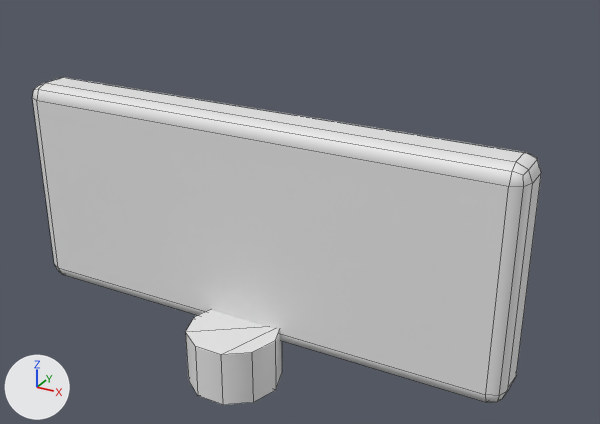
The OBJ model gunsmod/src/main/resources/assets/gunsmod/models/entity/airdef/radar_giraffe/head.obj: old version first, new version second.
Before and after are seen from a camera (50 mm lens) standing at (1.815, -3.567, 7.25) and looking at (0.639, -1.429, 6.181). Every picture has the same lights, and +X, +Y and +Z are marked at lower left. The older version comes first. Mesh edges are drawn as thin lines. Materials are left out; every surface is plain grey. Where no turn or scale is listed for an object, it has been applied to the vertices.

Names of what the first picture shows: 'head'.
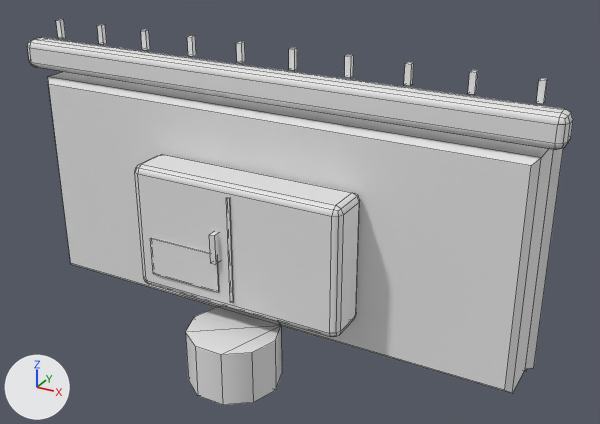
Pixel boxes (x1, y1, x2, y2) of what changed, in the pictures (600 x 424 px):
'head', reshaped (7% wider, 18% taller): before (32, 77, 541, 405); after (28, 19, 573, 405)
part 1 of me_head, added: after (56, 19, 66, 39)
part 2 of me_head, added: after (97, 24, 107, 44)
part 3 of me_head, added: after (141, 30, 150, 50)
part 4 of me_head, added: after (187, 35, 196, 56)
part 5 of me_head, added: after (236, 41, 245, 63)
part 6 of me_head, added: after (289, 48, 297, 70)
part 7 of me_head, added: after (345, 55, 354, 78)
part 8 of me_head, added: after (404, 62, 414, 86)
part 9 of me_head, added: after (468, 70, 478, 94)
part 10 of me_head, added: after (536, 78, 548, 104)
part 11 of me_head, added: after (226, 197, 234, 303)
part 12 of me_head, added: after (150, 238, 219, 292)
part 13 of me_head, added: after (209, 232, 219, 264)
part 14 of me_head, rebuilt: before (32, 77, 541, 402); after (48, 72, 553, 394)
part 15 of me_head, added: after (28, 37, 573, 150)
part 16 of me_head, added: after (135, 154, 360, 337)
part 17 of me_head, added: after (524, 148, 563, 371)

The change, as a list of edits to the scene's bpy script:
```text
Change me_head:
    used by ob_head; location = (0.0, 0.0, 0.0)
    remove me_head.from_pydata(...)  # 80 vertices, 73 faces; spans x -0.38..1.38, y -1.77..-1.37, z 5.62..6.5
    add me_head.from_pydata(...)  # 284 vertices, 240 faces; spans x -0.44..1.44, y -1.77..-1.26, z 5.62..6.69
    me_head part 1: a new loose piece, a box spanning x -0.353..-0.334, y -1.4..-1.381, z 6.631..6.694
    me_head part 2: a new loose piece, a box spanning x -0.166..-0.147, y -1.4..-1.381, z 6.631..6.694
    me_head part 3: a new loose piece, a box spanning x 0.022..0.041, y -1.4..-1.381, z 6.631..6.694
    me_head part 4: a new loose piece, a box spanning x 0.209..0.228, y -1.4..-1.381, z 6.631..6.694
    me_head part 5: a new loose piece, a box spanning x 0.397..0.416, y -1.4..-1.381, z 6.631..6.694
    me_head part 6: a new loose piece, a box spanning x 0.584..0.603, y -1.4..-1.381, z 6.631..6.694
    me_head part 7: a new loose piece, a box spanning x 0.772..0.791, y -1.4..-1.381, z 6.631..6.694
    me_head part 8: a new loose piece, a box spanning x 0.959..0.978, y -1.4..-1.381, z 6.631..6.694
    me_head part 9: a new loose piece, a box spanning x 1.147..1.166, y -1.4..-1.381, z 6.631..6.694
    me_head part 10: a new loose piece, a box spanning x 1.334..1.353, y -1.4..-1.381, z 6.631..6.694
    me_head part 11: a new loose piece, a box spanning x 0.495..0.505, y -1.6319..-1.6256, z 5.9125..6.275
    me_head part 12: a new loose piece, a box spanning x 0.1875..0.45, y -1.6319..-1.6256, z 5.9375..6.0687
    me_head part 13: a new loose piece, a box spanning x 0.434..0.453, y -1.644..-1.613, z 6.044..6.144
    me_head part 14: the loose piece of 56 vertices spanning x -0.38..1.38, y -1.56..-1.37, z 5.75..6.5 is rebuilt with 16 vertices and now spans x -0.38..1.38, y -1.47..-1.28, z 5.75..6.5
    me_head part 15: a new loose piece of 56 vertices spanning x -0.44..1.44, y -1.48..-1.39, z 6.53..6.63
    me_head part 16: a new loose piece of 56 vertices spanning x 0.12..0.88, y -1.62..-1.47, z 5.88..6.31
    me_head part 17: a new loose piece of 24 vertices spanning x -0.4..1.4, y -1.3..-1.26, z 5.73..6.52
    other edits to the shape of me_head do not show in these pictures
```
